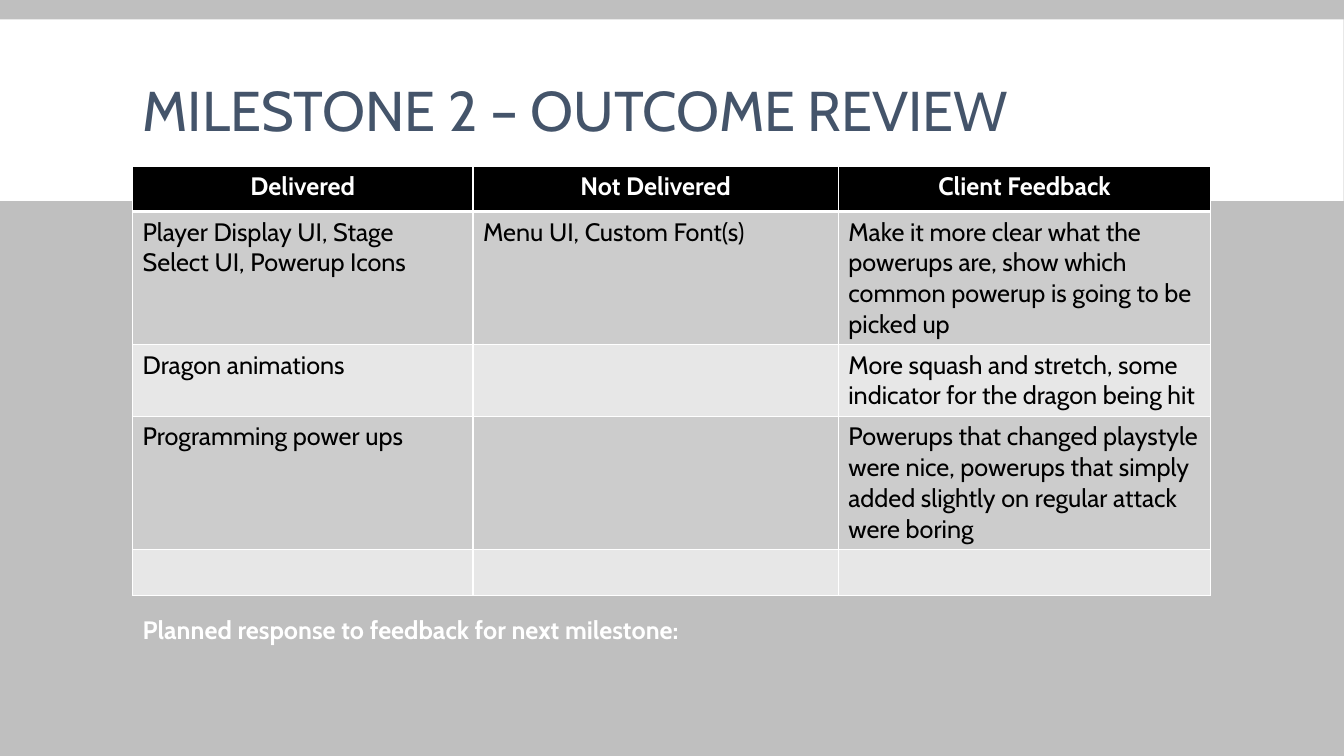
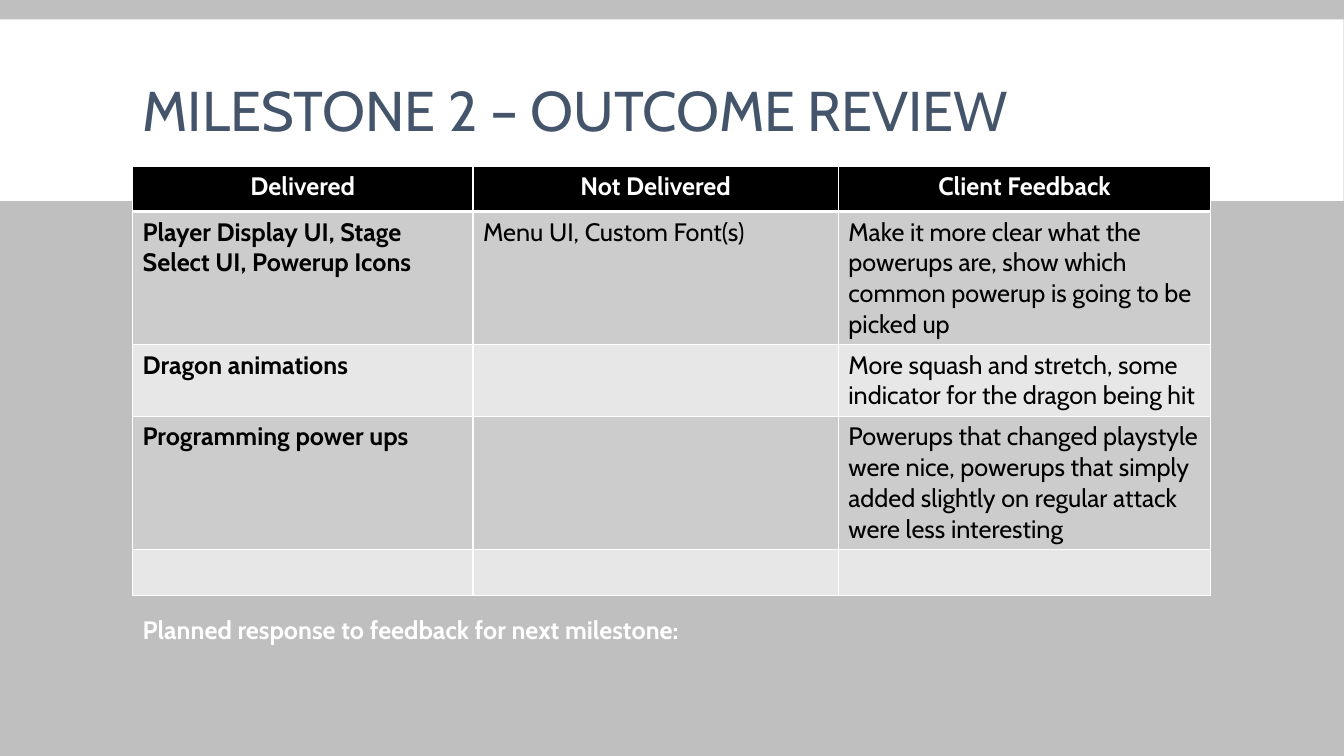
Before and after one commit to glittika-gerdmanee/1st-Year-Group-Major-Project, a slide deck: slide 14 of Documents/Weekly Production Logs/Fermata_ProductionLog_week4.pptx. Drawn at 1344x756 pixels with LibreOffice and Linux fonts; fonts in the diff are those of the drawing. Boxes give left, top, right and bottom in pixels: in the first picture for what was removed or moved away, otherwise in the second. Text is boxed around its words. In the diff, an @@ line names an element or a change of style, - is before the commit and + after.

```diff
--- a/Documents/Weekly Production Logs/Fermata_ProductionLog_week4.pptx
+++ b/Documents/Weekly Production Logs/Fermata_ProductionLog_week4.pptx
@@ table at box(133, 166, 1211, 591) @@
-row 4, column 3: Powerups that changed playstyle were nice, powerups that simply added slightly on regular attack were boring
+row 4, column 3: Powerups that changed playstyle were nice, powerups that simply added slightly on regular attack were less interesting
@@ bold on in "Player Display UI, Stage Select UI, Powerup ...", "Dragon animations", "Programming power ups" @@
```
Also in this commit, not shown: 4 other files.
